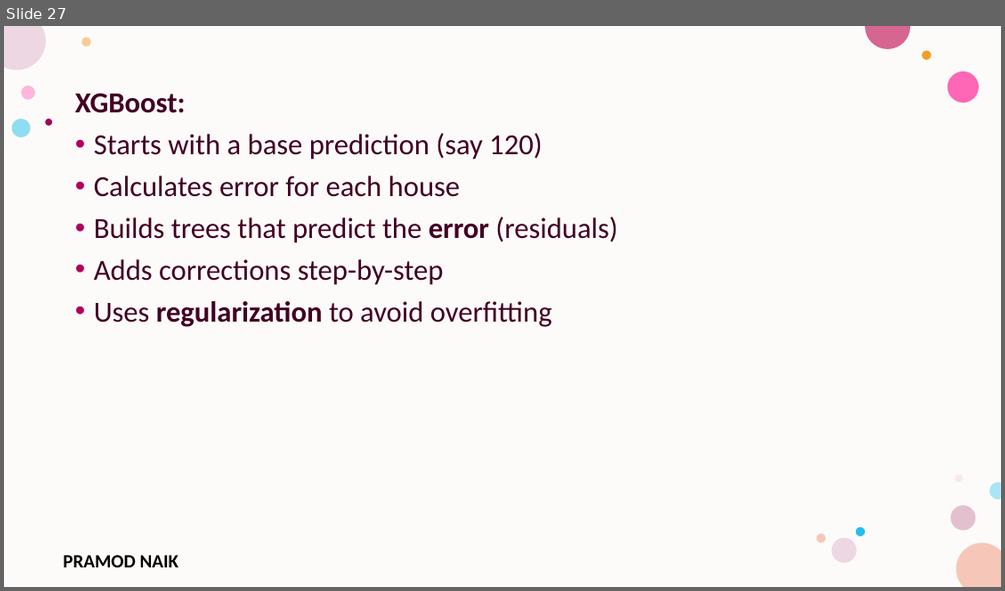
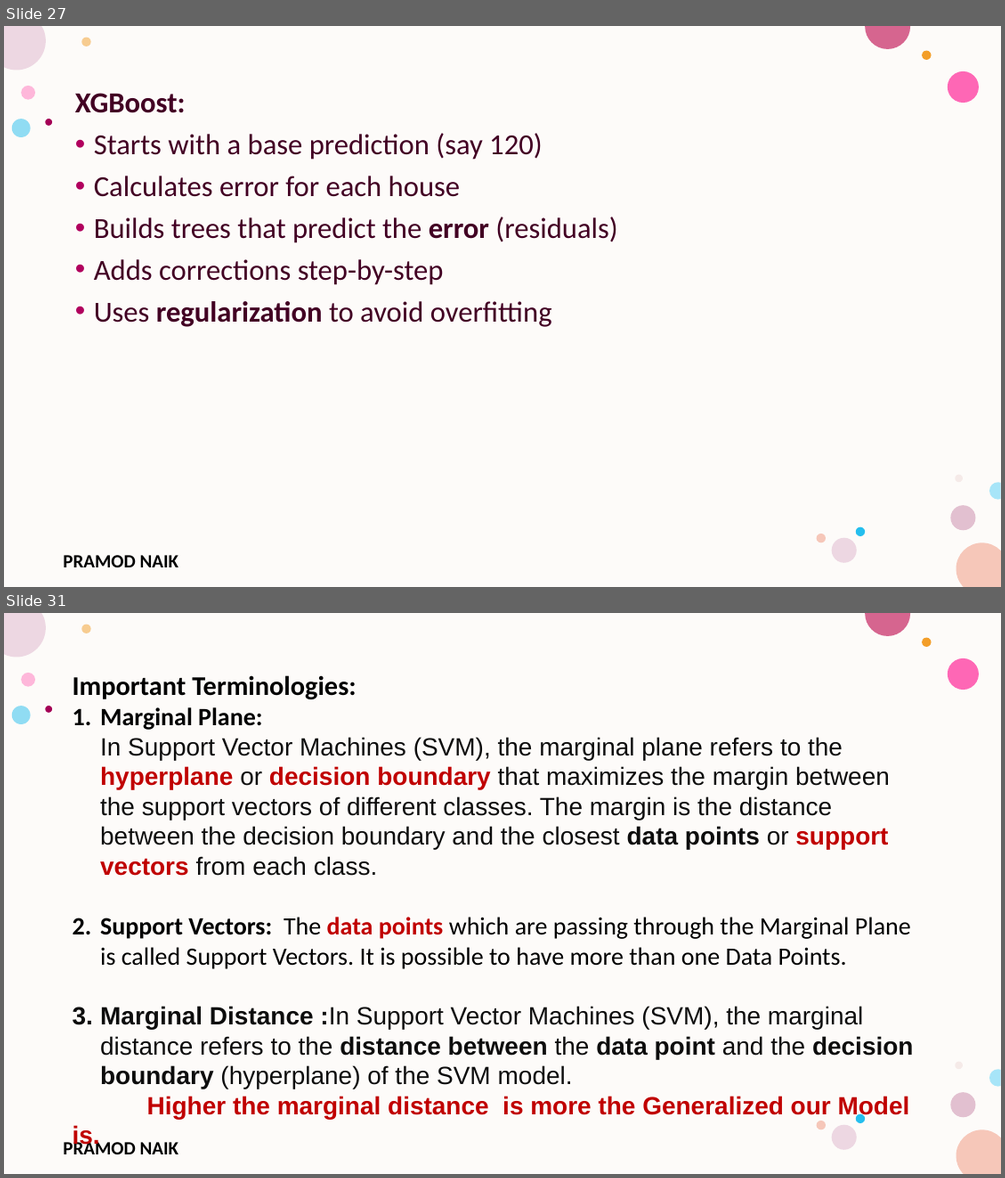
Before and after one commit to PRAMODNAIK-DEV/MCA-2nd-Sem-ML-Data-Analytics-Shridevi-College, a slide deck: Theory Class-Notes/Unit-4 Advanced Machine Learning Techniques.pptx. Shown one above the other, each under a label of ours: slide 27 before the commit, slides 27 and 31 after it; the slides between them are not shown. The pictures are 1005x591 and 1005x1178 pixels, drawn with LibreOffice and Linux fonts; fonts in the diff are those of the drawing; background and template pictures are left out. Boxes give left, top, right and bottom in pixels: in the first picture for what was removed or moved away, otherwise in the second. Text is boxed around its words. In the diff, an @@ line names an element or a change of style, - is before the commit and + after.

```diff
--- a/Theory Class-Notes/Unit-4 Advanced Machine Learning Techniques.pptx
+++ b/Theory Class-Notes/Unit-4 Advanced Machine Learning Techniques.pptx
@@ slide 31 added at [4, 613, 1001, 1174], background #FFFFFF; not listed: 17 template elements that a slide beside it also shows @@
@@ text added at [73, 675, 913, 1088], 24 pt, text #0D0D0D @@
+Important Terminologies:
+1. Marginal Plane:
+   In Support Vector Machines (SVM), the marginal plane refers to the hyperplane or decision boundary that maximizes the margin between the support vectors of different classes. The margin is the distance between the decision boundary and the closest data points or support vectors from each class.
+2. Support Vectors: The data points which are passing through the Marginal Plane is called Support Vectors. It is possible to have more than one Data Points.
+3. Marginal Distance :In Support Vector Machines (SVM), the marginal distance refers to the distance between the data point and the decision boundary (hyperplane) of the SVM model.
+Higher the marginal distance is more the Generalized our Model is.
```
Also in this commit, not shown: 2 slides changed, 24 other slides added, 1 other file.
